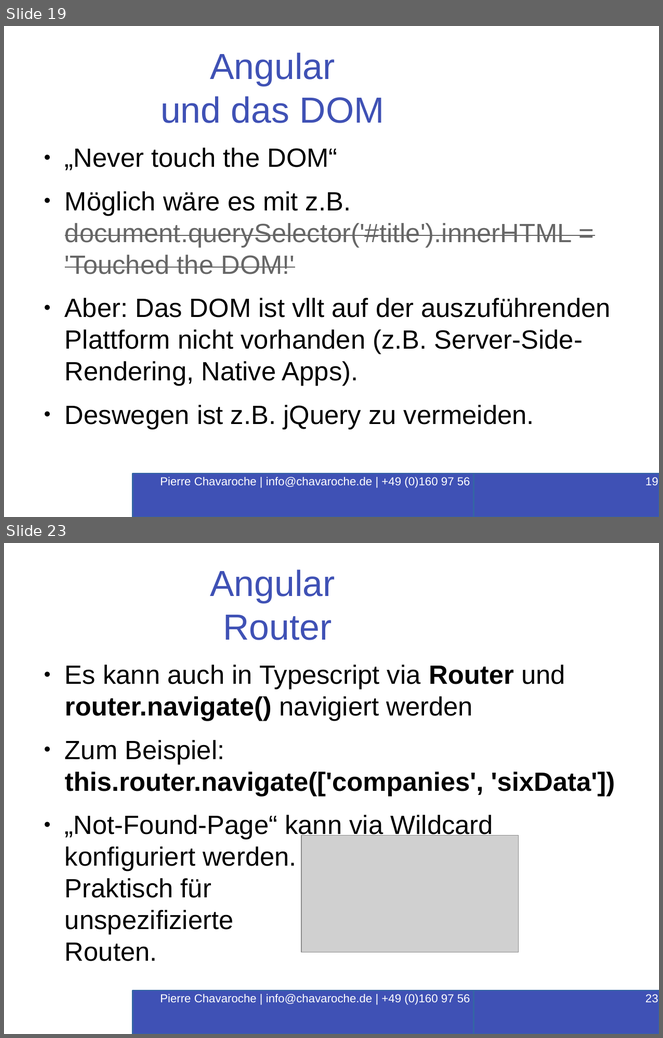
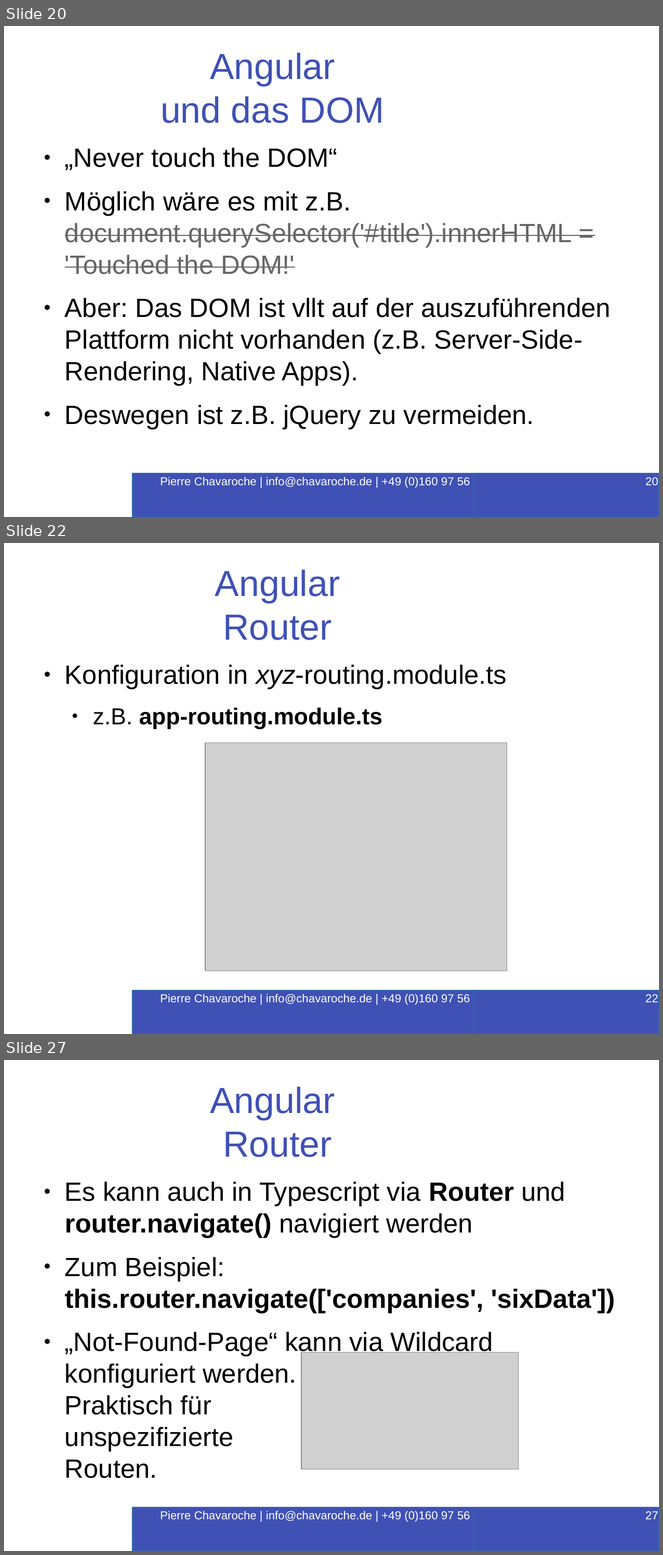
Before and after one commit to PierreChavaroche/workshop-presentation, a slide deck: Angular-RxJS.odp. Shown one above the other, each under a label of ours: slides 19 and 23 before the commit, slides 20, 22 and 27 after it; the slides between them are not shown. The pictures are 663x1038 and 663x1555 pixels, drawn with LibreOffice and Linux fonts; fonts in the diff are those of the drawing; grey boxes stand for pictures; background and template pictures are left out. Boxes give left, top, right and bottom in pixels: in the first picture for what was removed or moved away, otherwise in the second. Text is boxed around its words. In the diff, an @@ line names an element or a change of style, - is before the commit and + after.

```diff
--- a/Angular-RxJS.odp
+++ b/Angular-RxJS.odp
@@ slide 22 added at bbox=[4, 543, 659, 1034], background #FFFFFF @@
@@ title added at bbox=[215, 570, 340, 640], 44 pt, text #3F51B5 @@
+Angular
+Router
@@ text added at bbox=[65, 665, 507, 729], 32 pt, text #000000 @@
+● Konfiguration in xyz-routing.module.ts
+  ● z.B. app-routing.module.ts
@@ picture added at bbox=[206, 743, 507, 971] @@
@@ rectangle added at bbox=[133, 991, 531, 1034], fill #3F51B5, outline #3465A4 1.5 pt, 14 pt, text #FFFFFF @@
+Pierre Chavaroche | info@chavaroche.de | +49 (0)160 97 56 16 87
@@ page number added at bbox=[474, 991, 659, 1034], fill #3F51B5, outline #3465A4 1.5 pt, 14 pt, text #FFFFFF @@
+22
@@ what was slide 19 is now slide 20 @@
@@ page number at bbox=[646, 477, 659, 486]: text changed @@
-19
+20
@@ what was slide 23 is now slide 27 @@
@@ page number at bbox=[646, 1511, 659, 1520]: text changed @@
-23
+27
```
Also in this commit, not shown: 5 slides changed, 3 other slides added, 4 other files.
